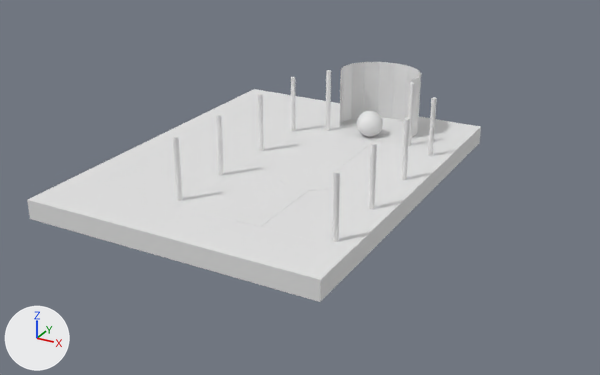
Two versions of the FBX model Assets/Art/Model/Boss03/MS_Palace01_Boss03.fbx, one commit apart.
Camera for both pictures: a 50 mm lens placed at (48.9, -92.4, 44.3), pointed at (-1.8, -0.2, -1.8). Arrows for +X, +Y and +Z are at lower left; the lights stay in place. Where no turn or scale is listed for an object, it has been applied to the vertices.

The older version as bpy lines, for what is in view:
```python
me_cube_002 = bpy.data.meshes.new('Cube.002')
me_cube_002.from_pydata(...)  # 16 vertices, 14 faces; spans x -28.4..13.9, y -24.2..31.0, z -2.6..0.1
me_cylinder = bpy.data.meshes.new('Cylinder')
me_cylinder.from_pydata(...)  # a 16-sided cylinder along z spanning x -0.36..0.36, y -0.36..0.36, z -4.39..4.39
me_cylinder_004 = bpy.data.meshes.new('Cylinder.004')
me_cylinder_004.from_pydata(...)  # a 16-sided cylinder along z spanning x -0.4..0.4, y -0.4..0.4, z -4.4..4.4; a 16-sided cylinder along z spanning x -0.4..0.4, y -10.4..-9.7, z -4.4..4.4; a 16-sided cylinder along z spanning x -0.4..0.4, y -21.0..-20.3, z -4.4..4.4; a 16-sided cylinder along z spanning x -0.4..0.4, y -31.1..-30.4, z -4.4..4.4
me_cylinder_012 = bpy.data.meshes.new('Cylinder.012')
me_cylinder_012.from_pydata(...)  # a 16-sided cylinder along z spanning x -0.36..0.36, y -0.36..0.36, z -4.39..5.35; a 16-sided cylinder along z spanning x -14.0..-13.28, y -0.36..0.36, z -4.39..5.35
ob_cube_001 = bpy.data.objects.new('Cube.001', me_cube_002)
ob_cube_001.location = (0.0, 0.0, 0.0)
ob_cylinder = bpy.data.objects.new('Cylinder', me_cylinder)
ob_cylinder.location = (-11.3, 15.0, 4.3)
ob_cylinder_004 = bpy.data.objects.new('Cylinder.004', me_cylinder_004)
ob_cylinder_004.location = (11.2, 15.4, 4.3)
ob_cylinder_008 = bpy.data.objects.new('Cylinder.008', me_cylinder_012)
ob_cylinder_008.location = (6.9, 17.9, 4.3)
# also in view: 'Cylinder.005' at (0.0, 22.2, 4.7); 'Sphere' at (0.0, 18.8, 2.0); 'Cylinder.006' at (0.0, -0.2, 0.0)
```
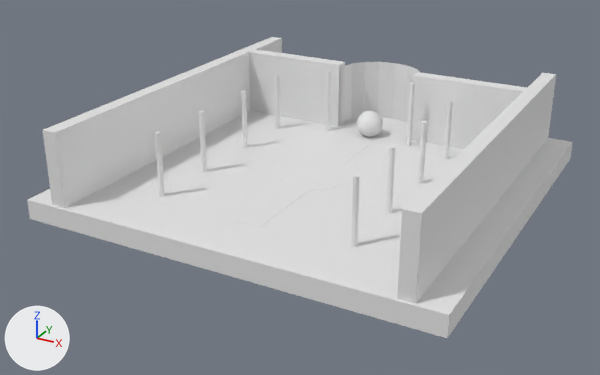
Commit message: [更新] Boss03場景grey box更新

Location of each change, (x1, y1, x2, y2) in pixels of the pictures (600 x 375 px; the box of a moved part takes in the faces that stretch with it):
'Cube.001', reshaped
    before: (27, 89, 481, 302)
    after: (27, 111, 573, 338)
'Cube.002', added
    after: (43, 37, 556, 304)
'Cube.003', added
    after: (249, 49, 530, 149)
'Cylinder.004', moved
    before: (332, 98, 437, 242)
    after: (351, 100, 453, 247)
'Cylinder', moved
    before: (291, 77, 296, 132)
    after: (275, 74, 280, 129)
part 1 of me_cube_002, moved or reshaped
    before: (28, 89, 303, 206)
    after: (28, 111, 292, 203)
part 2 of me_cube_002, moved or reshaped
    before: (177, 129, 304, 207)
    after: (165, 127, 294, 204)
part 3 of me_cube_002, moved or reshaped
    before: (182, 131, 418, 241)
    after: (170, 129, 430, 244)
part 4 of me_cube_002, moved or reshaped
    before: (30, 89, 480, 280)
    after: (30, 117, 572, 315)
part 5 of me_cube_002, moved or reshaped
    before: (27, 127, 481, 302)
    after: (27, 142, 573, 338)

What changed in the scene script:
```text
Change me_cube_002:
    where me_cube_002.from_pydata(...)  # 16 vertices, 14 faces; spans x -28.4..13.9, y -24.2..31.0, z -2.6..0.1
    used by ob_cube_001; location = (0.0, 0.0, 0.0)
    me_cube_002 part 1: all 2 vertices in x -10.5, y -16.6..16.6, z 0.1 are moved by (-2.0, 0.0, 0.0)
    me_cube_002 part 2: all 2 vertices in x -9.9, y -16.4..16.0, z 0.0 are moved by (-1.9, 0.0, 0.0)
    me_cube_002 part 3: all 2 vertices in x 9.1, y -16.4..16.0, z 0.0 are moved by (1.9, 0.0, 0.0)
    me_cube_002 part 4: all 2 vertices in x 10.1, y -16.6..16.6, z 0.1 are moved by (2.0, 0.0, 0.0)
    me_cube_002 part 5: all 4 vertices in x 13.9, y -24.2..31.0, z -2.6..0.1 are moved by (14.2, 0.0, 0.0)
Change me_cylinder_004:
    where me_cylinder_004.from_pydata(...)  # 128 vertices, 72 faces; spans x -0.4..0.4, y -31.1..0.4, z -4.4..4.4
    used by ob_cylinder_004; location = (11.2, 15.4, 4.3)
    me_cylinder_004 part 6: the whole mesh is moved by (0.0, 15.4, 0.0)
Add me_cube_008:
    me_cube_008.from_pydata(...)  # a box spanning x -8.5..8.5, y -1.0..1.0, z -5.3..5.3; a box spanning x 20.6..37.5, y -1.0..1.0, z -5.3..5.3
Add me_cube_007:
    me_cube_007.from_pydata(...)  # a box spanning x -1.0..1.0, y -23.8..30.9, z -0.5..10.1; a box spanning x 45.9..47.9, y -23.8..30.9, z -0.5..10.1
Change ob_cylinder:
    ob_cylinder.location: (-11.3, 15.0, 4.3) -> (-14.1, 15.0, 4.3)
Change ob_cylinder_004:
    ob_cylinder_004.location: (11.2, 15.4, 4.3) -> (13.6, 0.0, 4.3)
Add ob_cube_003:
    ob_cube_003 = bpy.data.objects.new('Cube.003', me_cube_008)
    ob_cube_003.location = (-14.5, 21.2, 4.8)
Add ob_cube_002:
    ob_cube_002 = bpy.data.objects.new('Cube.002', me_cube_007)
    ob_cube_002.location = (-23.5, 0.0, 0.0)
```
